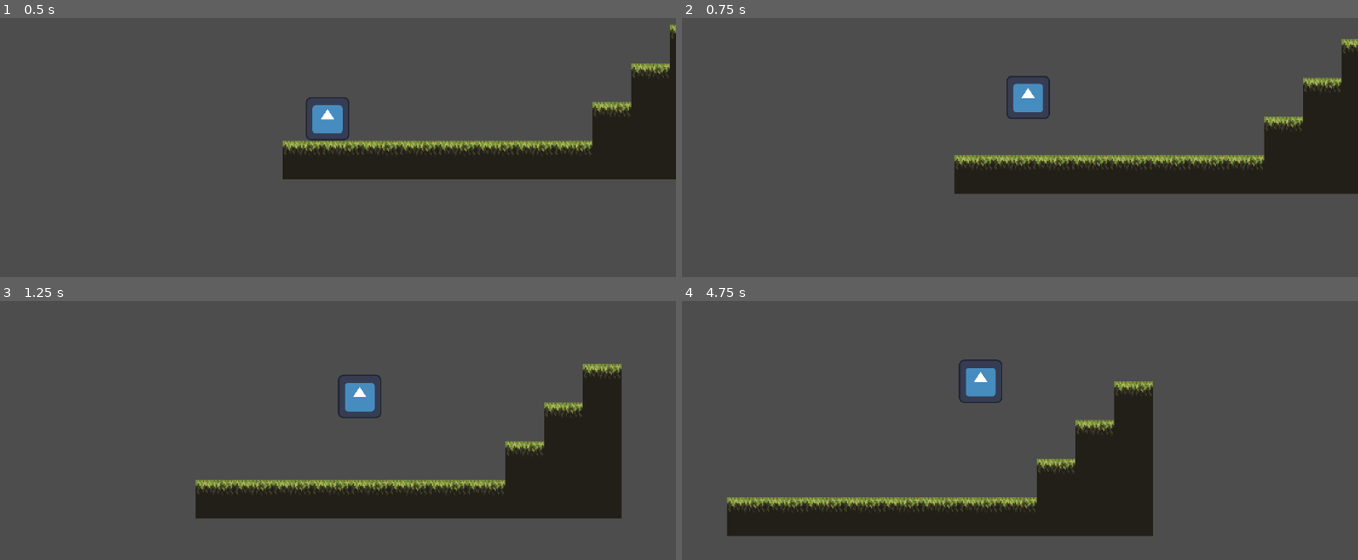
Above: before the commit, frames 1-4 (two rows, left to right).
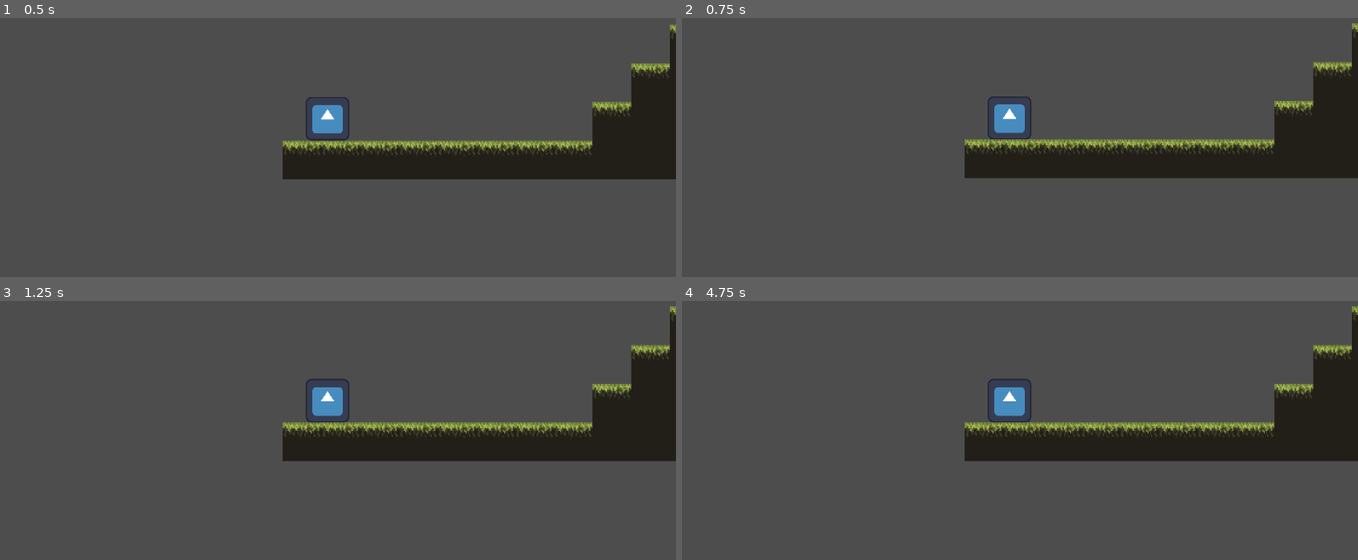
Above: after the commit, the same moments.

Repository: carolinalimaal/ego-ggj
Game: Godot game, scene res://scenes/fases/teste.tscn
The game is run twice, just before and just after one commit, with the same random seed, the same clock (stepped at 60 frames per second) and the same inputs. The engine's default icon, where the game draws it, is replaced by a stand-in: a white triangle on a blue panel in a dark square.
Inputs:
- Up to frame 1 (0.5 s): no input
- Up to frame 2 (0.75 s): hold D (Right) from 0.53 s (still down); hold Space (Jump) from 0.53 s (still down)
- Up to frame 3 (1.25 s): keep holding D (Right); keep holding Space (Jump)
- Up to frame 4 (4.75 s): release Space (Jump) at 1.28 s; tap Space (Jump) at 1.35, 1.52, 1.82, 2.85, 3.02, 3.32, 4.35, 4.52 s; release D (Right) at 2.03 s; hold A (Left) 2.03-2.78 s; hold Space (Jump) 2.03-2.78 s; hold D (Right) 2.78-4.28 s; hold Space (Jump) 3.53-4.28 s; hold A (Left) from 4.28 s (still down)

Frame 1 is identical in both runs. In frame 2, 11% of the frame differs, in the area x 40-100%, y 2-69%; in frame 3, 22%; in frame 4, 24%, in the area x 6-100%, y 2-91%.

Commit message:
tentativa de state_machine

Diff:
--- /dev/null
+++ b/global-game-jam/globals/global_refs.gd
@@ -0,0 +1,3 @@
+extends Node
+
+var player: Player
--- a/global-game-jam/project.godot
+++ b/global-game-jam/project.godot
@@ -14,6 +14,10 @@
 run/main_scene="uid://cqp82uv7tkbnl"
 config/features=PackedStringArray("4.5", "Mobile")
 config/icon="res://ui/icon.svg"
+
+[autoload]
+
+GlobalRefs="*res://globals/global_refs.gd"
 
 [global_group]
 
--- a/global-game-jam/scenes/Player/player.gd
+++ b/global-game-jam/scenes/Player/player.gd
@@ -1,10 +1,14 @@
+class_name Player
 extends CharacterBody2D
 
 #region player variables
 
 # nodes
+@onready var state_machine: StateMachine = $StateMachine
 
 # physics variables
+var max_health: float = 100
+var health: float = max_health
 @export var speed: float = 150.0
 @export var acceleration: float = 25
 @export var jump_velocity: float = -175.0
@@ -24,16 +28,29 @@
 
 #endregion
 
+#region main functions
+
+func _ready() -> void:
+	GlobalRefs.player = self
+
+	state_machine.init(self)
+
+	self.add_to_group("Player")
+
 func _physics_process(delta: float) -> void:
 	# getting inputs
-	getInputStates()
+	#getInputStates()
 
 	# horizontal movement
 	handleGravity(delta)
-	horizontalMovement()
-	handleJump()
+	#horizontalMovement()
+	#handleJump()
 
 	move_and_slide()
+
+#endregion
+
+#region custom functions
 
 func getInputStates() -> void:
 	key_up = Input.is_action_pressed("Up")
@@ -46,9 +63,7 @@
 	if (key_left): facing = -1
 	if (key_right): facing = 1
 
-func horizontalMovement() -> void:
-	move_direction = Input.get_axis("Left", "Right")
-	velocity.x = move_toward(velocity.x , move_direction * speed, acceleration)
+
 
 func handleGravity(delta) -> void:
 	if(!is_on_floor()):
@@ -61,3 +76,5 @@
 		if (jumps < max_jumps):
 			velocity.y = jump_velocity
 			jumps += 1
+
+#endregion
--- a/global-game-jam/scenes/Player/player.tscn
+++ b/global-game-jam/scenes/Player/player.tscn
@@ -1,7 +1,10 @@
-[gd_scene load_steps=4 format=3 uid="uid://csctodox8olax"]
+[gd_scene load_steps=7 format=3 uid="uid://csctodox8olax"]
 
 [ext_resource type="Script" uid="uid://nxhad7mv0tpl" path="res://scenes/Player/player.gd" id="1_1kbk7"]
 [ext_resource type="Texture2D" uid="uid://drn6kimo6i1yw" path="res://ui/icon.svg" id="1_cyojo"]
+[ext_resource type="Script" uid="uid://cgcun8ehvhwdt" path="res://state_machine/state_machine.gd" id="3_gqjuk"]
+[ext_resource type="Script" uid="uid://biwh6fl5vnwoh" path="res://scenes/Player/states/idle_state_player.gd" id="4_c4h5g"]
+[ext_resource type="Script" uid="uid://cb8ohx0a3td0a" path="res://scenes/Player/states/run_state_player.gd" id="5_uiqp4"]
 
 [sub_resource type="RectangleShape2D" id="RectangleShape2D_cyojo"]
 size = Vector2(34, 36)
@@ -21,3 +24,18 @@
 
 [node name="CollisionShape2D" type="CollisionShape2D" parent="."]
 shape = SubResource("RectangleShape2D_cyojo")
+
+[node name="StateMachine" type="Node" parent="."]
+script = ExtResource("3_gqjuk")
+
+[node name="IdleState" type="Node" parent="StateMachine"]
+script = ExtResource("4_c4h5g")
+
+[node name="RunState" type="Node" parent="StateMachine"]
+script = ExtResource("5_uiqp4")
+
+[node name="JumpState" type="Node" parent="StateMachine"]
+
+[node name="JumpPeakState" type="Node" parent="StateMachine"]
+
+[node name="FallState" type="Node" parent="StateMachine"]
--- /dev/null
+++ b/global-game-jam/scenes/Player/states/idle_state_player.gd
@@ -0,0 +1,17 @@
+class_name IdleStatePlayer
+extends State
+
+func _enter():
+	owner_node.velocity = Vector2.ZERO
+
+func _exti():
+	pass
+
+func _update(_delta: float) -> void:
+	pass
+
+func _physics_update(_delta: float) -> void:
+	owner_node.move_direction = Input.get_axis("Left", "Right")
+	if owner_node.move_direction: #talvez colocar != 0?
+		transition_to("RunState")
+		return
--- /dev/null
+++ b/global-game-jam/scenes/Player/states/run_state_player.gd
@@ -0,0 +1,22 @@
+class_name RunStatePlayer
+extends State
+
+func _enter() -> void:
+	pass
+
+func _exit() -> void:
+	pass
+
+func _update(_delta: float) -> void:
+	pass
+
+func _physics_update(_delta: float) -> void:
+	owner_node.move_direction = Input.get_axis("Left", "Right")
+	if not owner_node.move_direction: #talvez colocar == 0?
+		transition_to("IdleState")
+		return
+	owner_node.velocity.x = move_toward(owner_node.velocity.x , owner_node.move_direction * owner_node.speed, owner_node.acceleration)
+
+#func horizontalMovement() -> void:
+	#owner_node.move_direction = Input.get_axis("Left", "Right")
+	#owner_node.velocity.x = move_toward(owner_node.velocity.x , owner_node.move_direction * owner_node.speed, owner_node.acceleration)
--- /dev/null
+++ b/global-game-jam/state_machine/state.gd
@@ -0,0 +1,22 @@
+class_name State
+extends Node
+
+signal Transitioned(state_name: String)
+
+@onready var owner_node: CharacterBody2D
+@onready var state_machine: StateMachine
+
+func _enter() -> void:
+	pass
+
+func _exit() -> void:
+	pass
+
+func _update(_delta: float) -> void:
+	pass
+
+func _physics_update(_delta: float) -> void:
+	pass
+
+func transition_to(state_name: String):
+	Transitioned.emit(state_name)
--- /dev/null
+++ b/global-game-jam/state_machine/state_machine.gd
@@ -0,0 +1,39 @@
+class_name StateMachine
+extends Node
+
+@export var _initial_state: State
+
+var states: Dictionary = {}
+var current_state: State
+var previous_state: State
+
+func _process(delta: float) -> void:
+	if current_state:
+		current_state._update(delta)
+
+func _physics_process(delta: float) -> void:
+	if current_state:
+		current_state._physics_update(delta)
+
+# fill the dict with all states
+func init(owner_node: CharacterBody2D) -> void:
+	for child in get_children():
+		if child is State:
+			states[child.name.to_lower()] = child
+			child.state_machine = self
+			child.owner_node = owner_node
+			child.Transitioned.connect(change_state)
+
+	if _initial_state:
+		change_state(_initial_state.name)
+
+# change state
+func change_state(new_state_name: String):
+	var new_state = states.get(new_state_name.to_lower())
+	if !new_state:
+		return
+	if current_state:
+		previous_state = current_state
+		current_state._exit()
+	current_state = new_state
+	current_state._enter()
Not shown, added: global-game-jam/globals/global_refs.gd.uid
Not shown, added: global-game-jam/scenes/Player/states/idle_state_player.gd.uid
Not shown, added: global-game-jam/scenes/Player/states/run_state_player.gd.uid
Not shown, added: global-game-jam/state_machine/state.gd.uid
Not shown, added: global-game-jam/state_machine/state_machine.gd.uid
